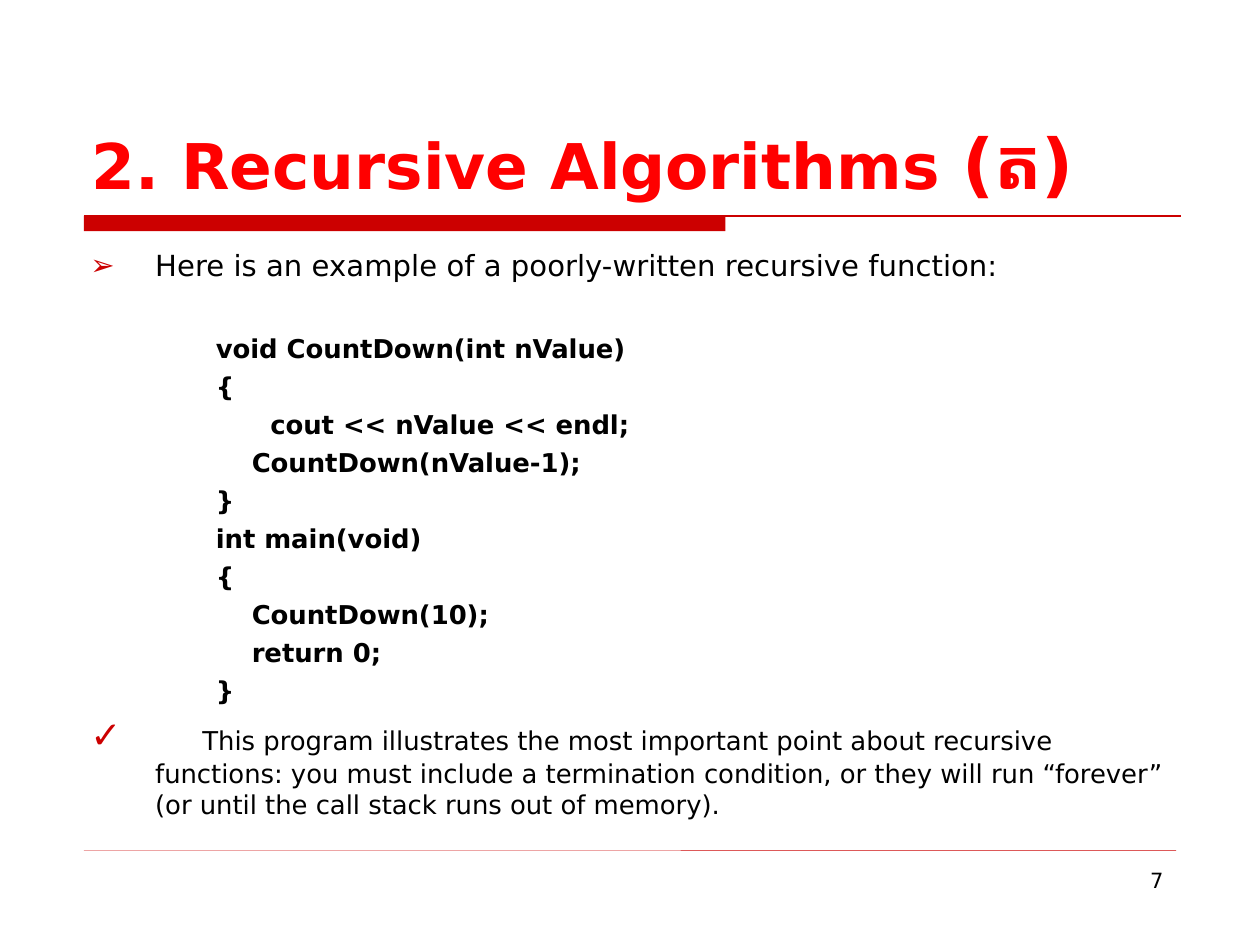
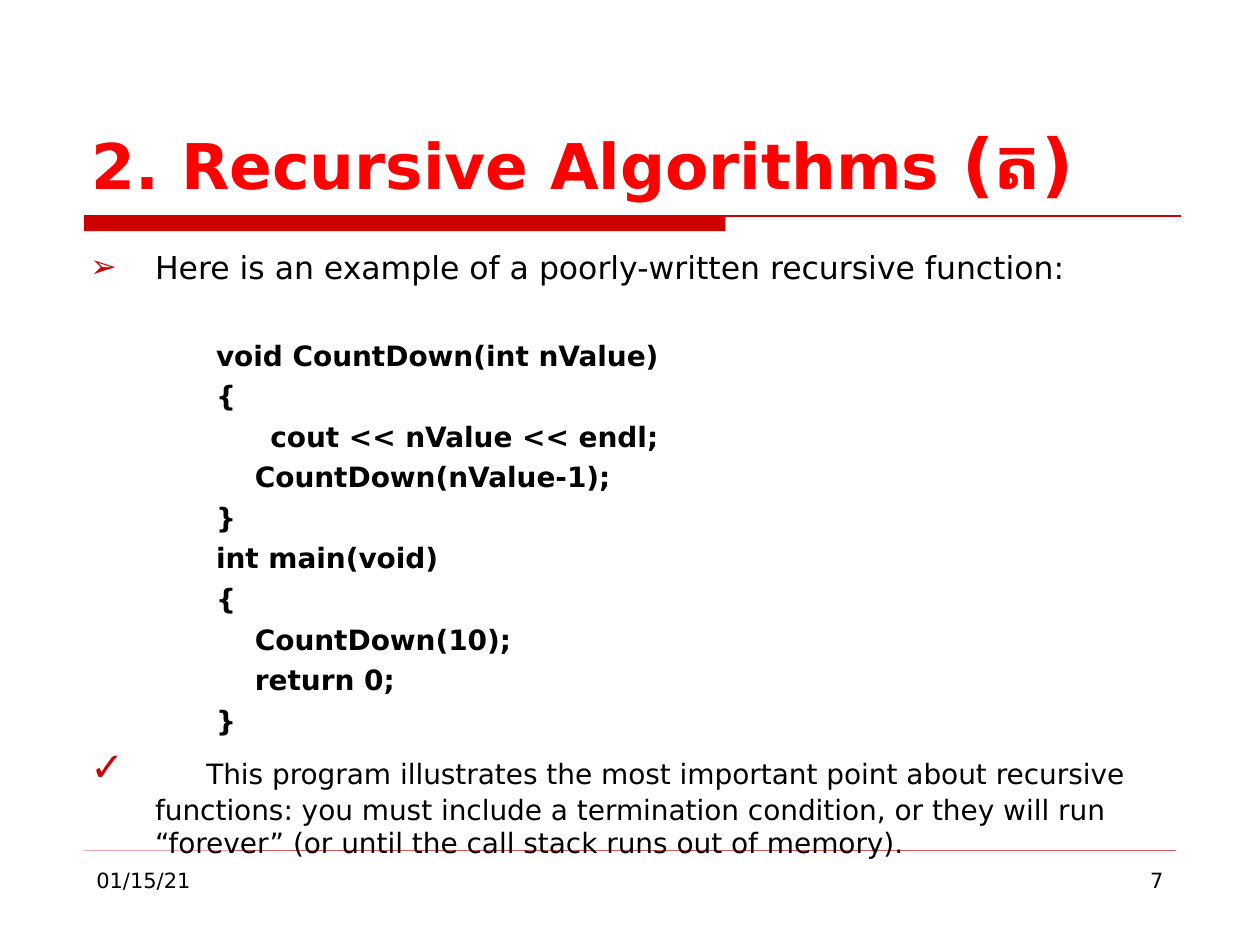
Before and after one commit to DaveatCor/RUPP-Y2, a slide deck: slide 7 of Chapter2_Recursive and Recursive.ppt. Drawn at 1260x945 pixels with LibreOffice and Linux fonts; fonts in the diff are those of the drawing; background and template pictures are left out. Boxes give left, top, right and bottom in pixels: in the first picture for what was removed or moved away, otherwise in the second. Text is boxed around its words. In the diff, an @@ line names an element or a change of style, - is before the commit and + after.

```diff
--- a/Chapter2_Recursive and Recursive.ppt
+++ b/Chapter2_Recursive and Recursive.ppt
@@ text "Here is an example of ..." at (155,255,1125,859): size 16.6 to 18 pt in "Here is an example of a poorly-written ..."; size 14.8 to 16 pt in "void CountDown(int nValue)", "{", "cout << nValue << endl;", "CountDown(nValue-1);" and 7 more places @@
@@ text added at (96,872,190,890), 12 pt, text #000000 @@
+01/15/21
```
Also in this commit, not shown: 22 other slides changed.
